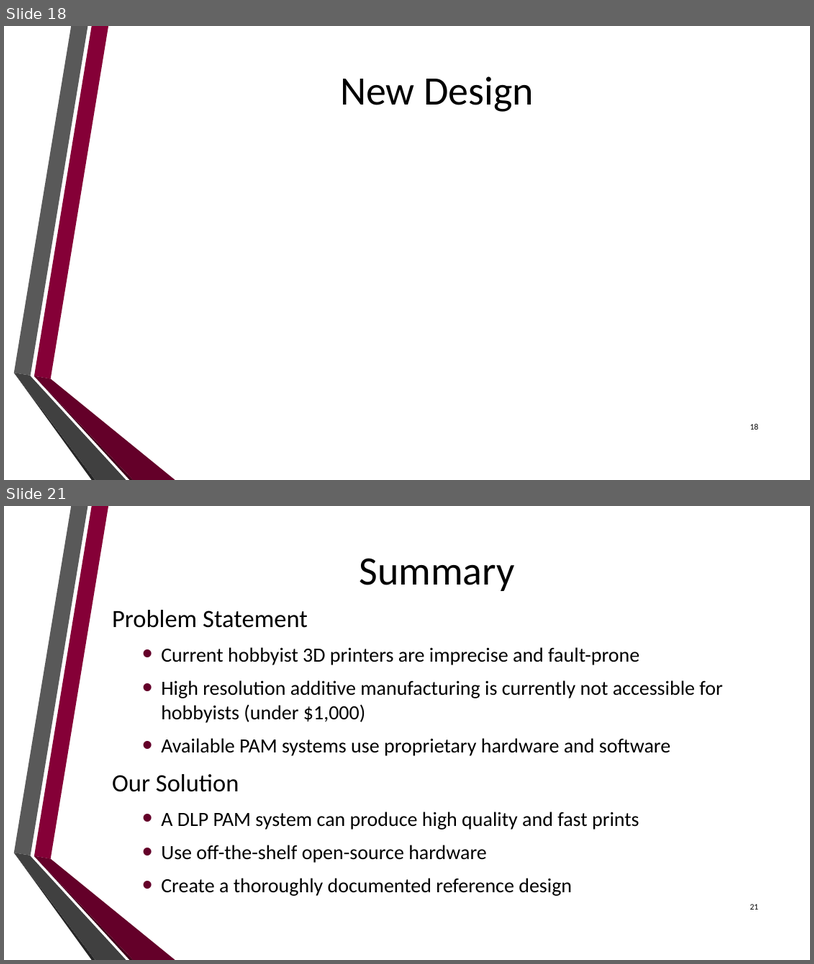
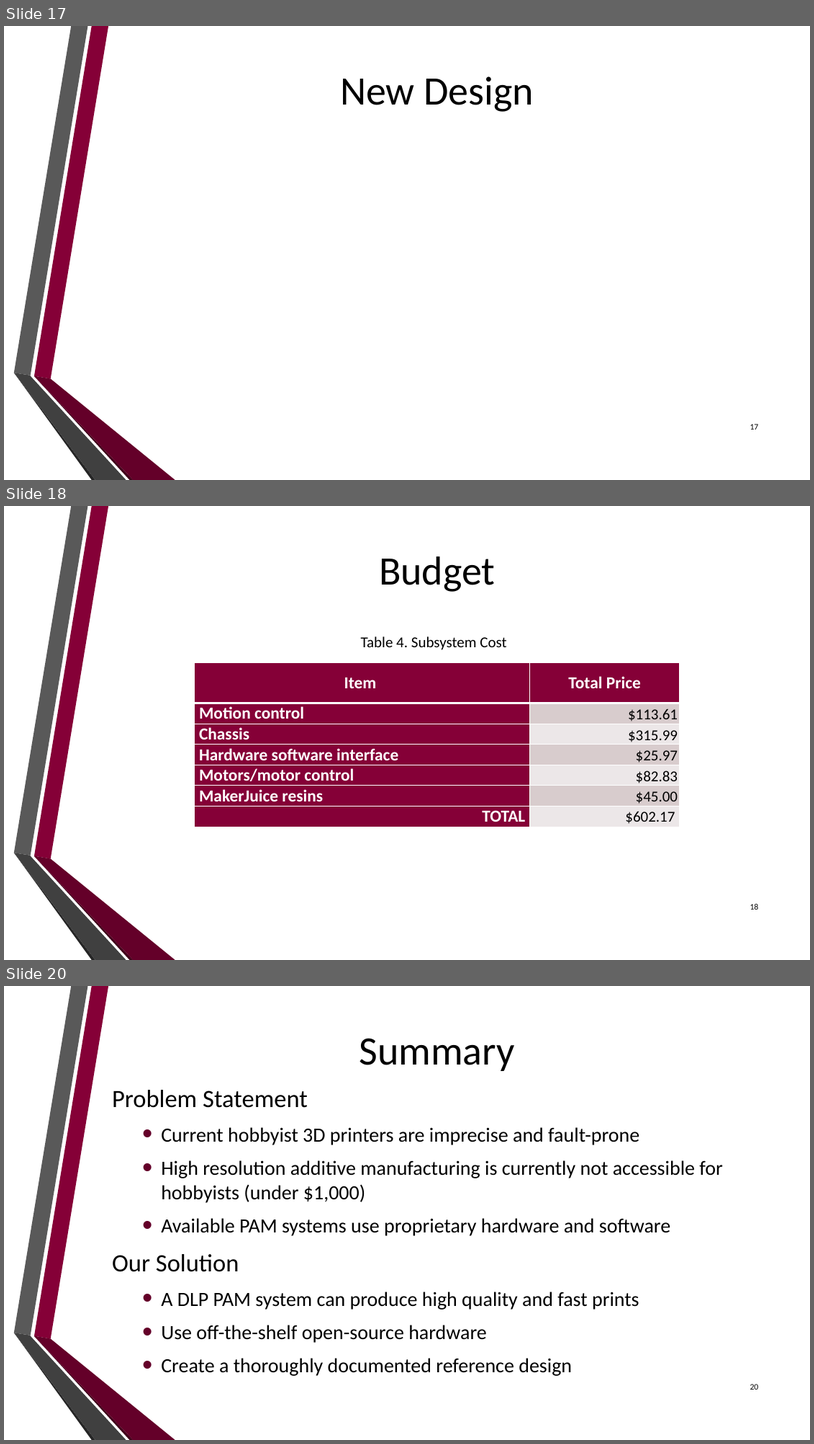
Before and after one commit to dan-olsen/SeniorDesign, a slide deck: Presentations/DesignPres/DesignPres-75.pptx. Shown one above the other, each under a label of ours: slides 18 and 21 before the commit, slides 17, 18 and 20 after it; the slides between them are not shown. The pictures are 814x964 and 814x1444 pixels, drawn with LibreOffice and Linux fonts; fonts in the diff are those of the drawing; background and template pictures are left out. Boxes give left, top, right and bottom in pixels: in the first picture for what was removed or moved away, otherwise in the second. Text is boxed around its words. In the diff, an @@ line names an element or a change of style, - is before the commit and + after.

Commit message:
Update Budget

```diff
--- a/Presentations/DesignPres/DesignPres-75.pptx
+++ b/Presentations/DesignPres/DesignPres-75.pptx
@@ slide 18 added at (x1=4, y1=506, x2=810, y2=960), background picture (left out); not listed: 6 template elements that a slide beside it also shows @@
@@ title added at (x1=379, y1=556, x2=495, y2=592), 48 pt, text #000000 @@
+Budget
@@ text added at (x1=361, y1=636, x2=507, y2=650), 18 pt, text #000000 @@
+Table 4. Subsystem Cost
@@ table added at (x1=195, y1=663, x2=680, y2=826), 7 rows, 2 columns @@
+Item | Total Price
+Motion control | $113.61
+Chassis | $315.99
+Hardware software interface | $25.97
+Motors/motor control | $82.83
+MakerJuice resins | $45.00
+TOTAL | $602.17
@@ page number added at (x1=751, y1=903, x2=759, y2=909), 10 pt, text #000000 @@
+18
@@ what was slide 18 is now slide 17 @@
@@ page number at (x1=751, y1=423, x2=759, y2=429): text changed @@
-18
+17
@@ what was slide 21 is now slide 20 @@
@@ page number at (x1=751, y1=1383, x2=759, y2=1389): text changed @@
-21
+20
```
Also in this commit, not shown: 1 slide changed, 1 other slide added, 3 slides removed.
